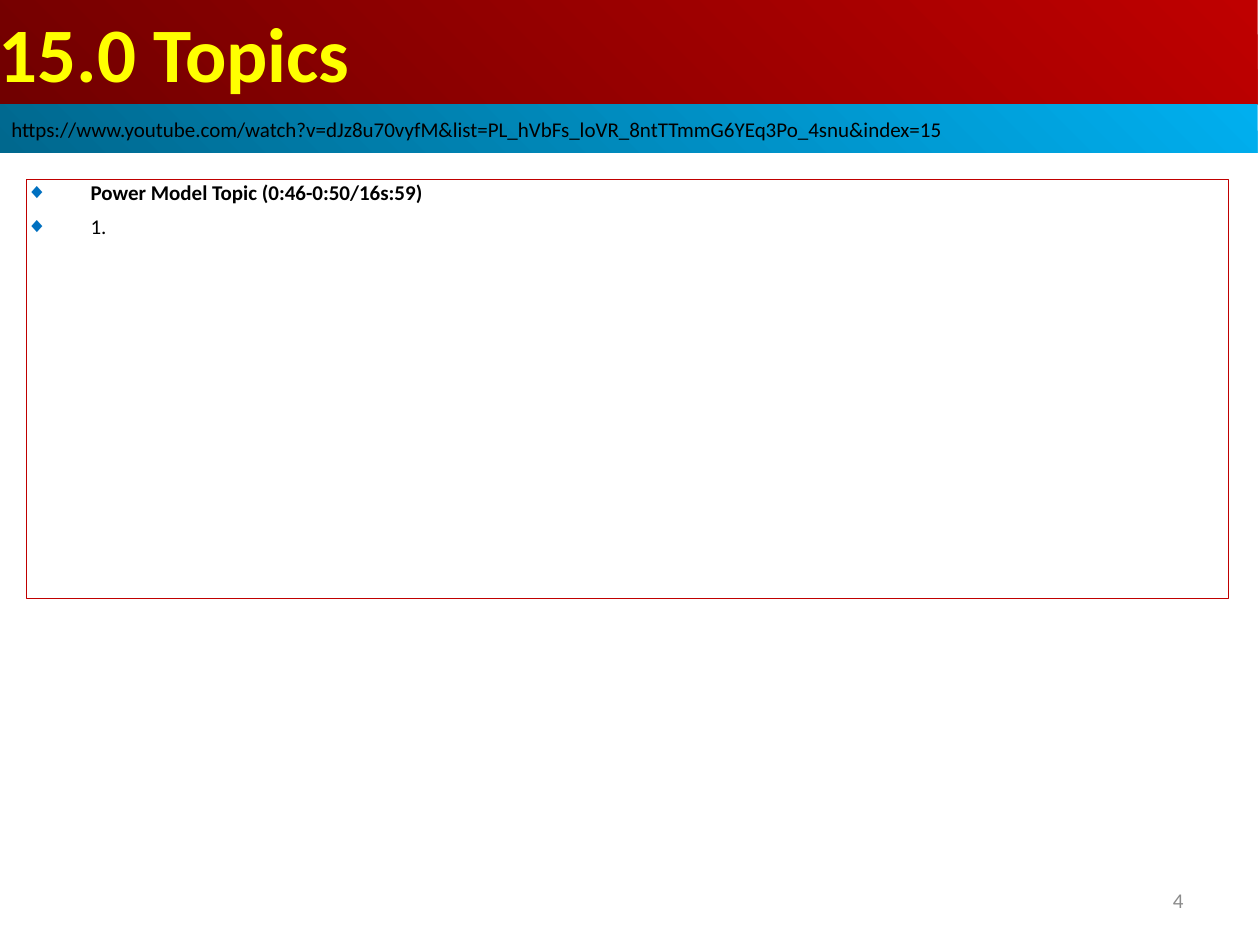
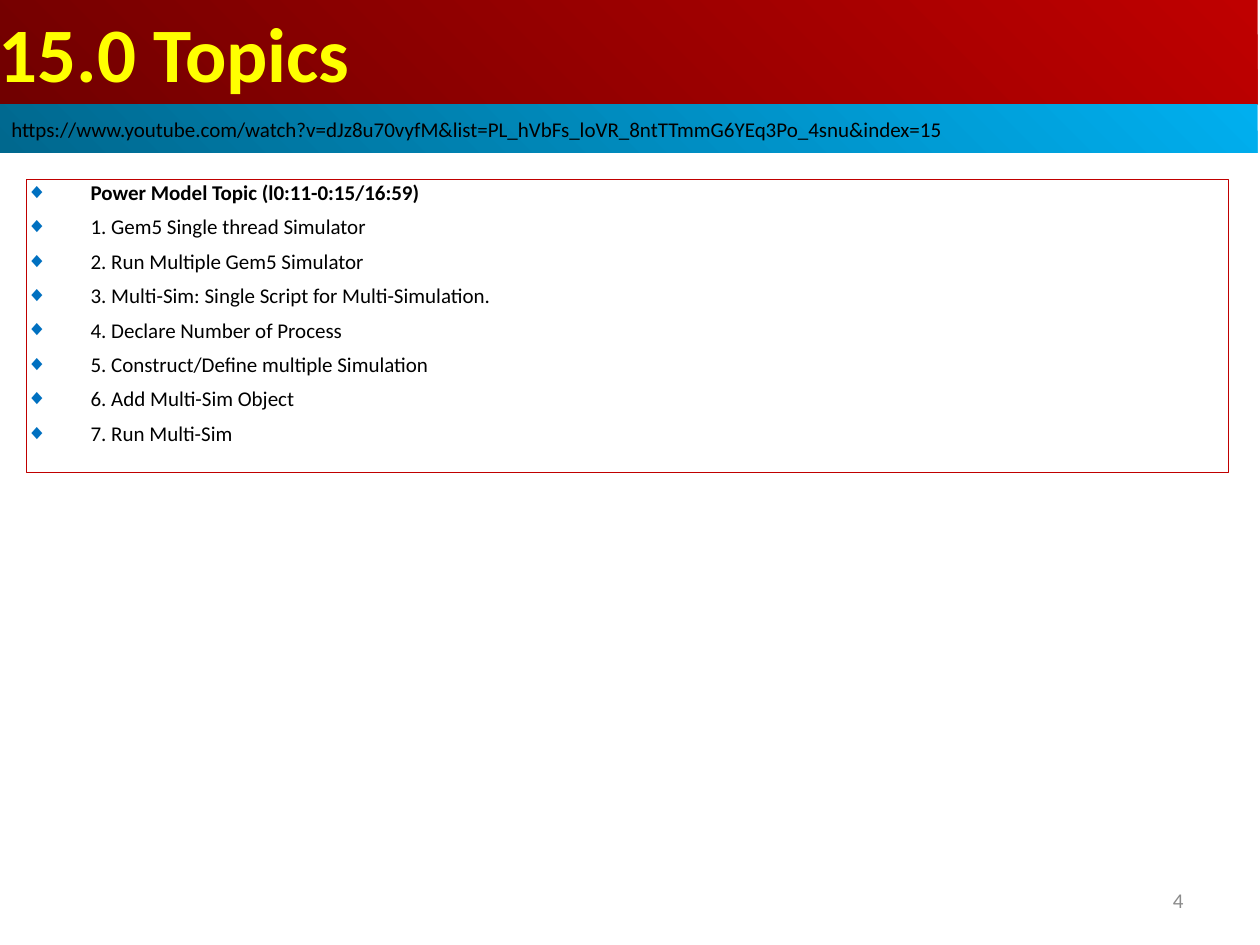
Before and after one commit to peterhchen/AIU_CS850_Gem5_McPAT, a slide deck: slide 4 of 050_Gem5/015.MultiSim/000_Video/015.MultiSim.ppt. Drawn at 1260x945 pixels with LibreOffice and Linux fonts; fonts in the diff are those of the drawing. Boxes give left, top, right and bottom in pixels: in the first picture for what was removed or moved away, otherwise in the second. Text is boxed around its words. In the diff, an @@ line names an element or a change of style, - is before the commit and + after.

```diff
--- a/050_Gem5/015.MultiSim/000_Video/015.MultiSim.ppt
+++ b/050_Gem5/015.MultiSim/000_Video/015.MultiSim.ppt
@@ rectangle removed at <box>26,179,1228,598</box> @@
-◆ Power Model Topic (0:46-0:50/16s:59)
-◆ 1.
@@ rectangle added at <box>26,179,1228,472</box>, outline #C00000 0.74 pt, 12 pt, text #000000 @@
+◆ Power Model Topic (l0:11-0:15/16:59)
+◆ 1. Gem5 Single thread Simulator
+◆ 2. Run Multiple Gem5 Simulator
+◆ 3. Multi-Sim: Single Script for Multi-Simulation.
+◆ 4. Declare Number of Process
+◆ 5. Construct/Define multiple Simulation
+◆ 6. Add Multi-Sim Object
+◆ 7. Run Multi-Sim
```
Also in this commit, not shown: 2 other slides changed, 2 slides added.
